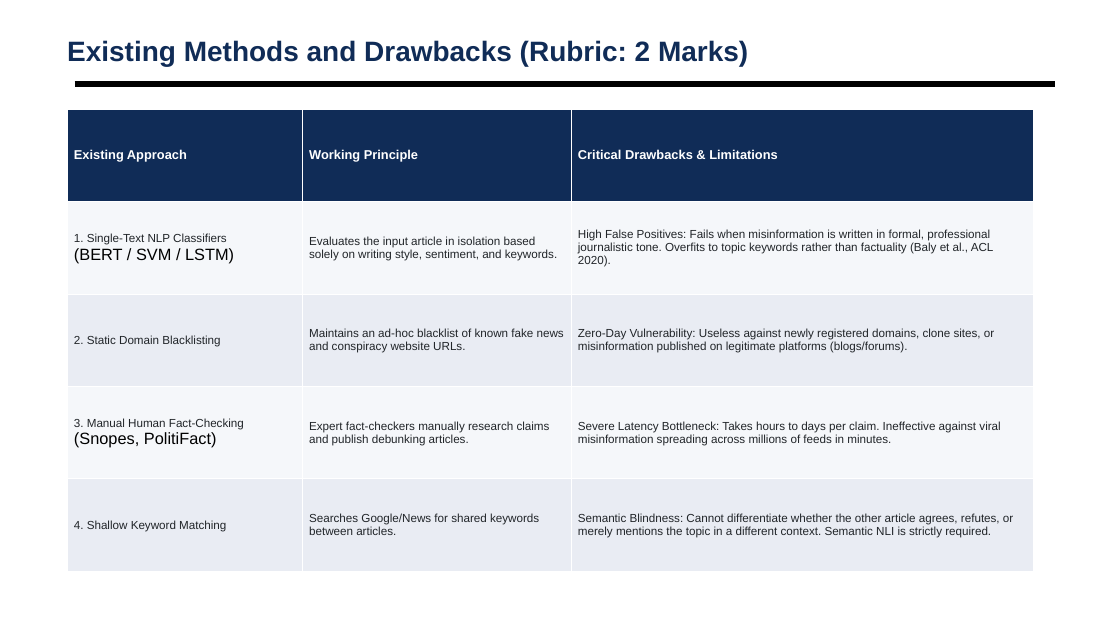
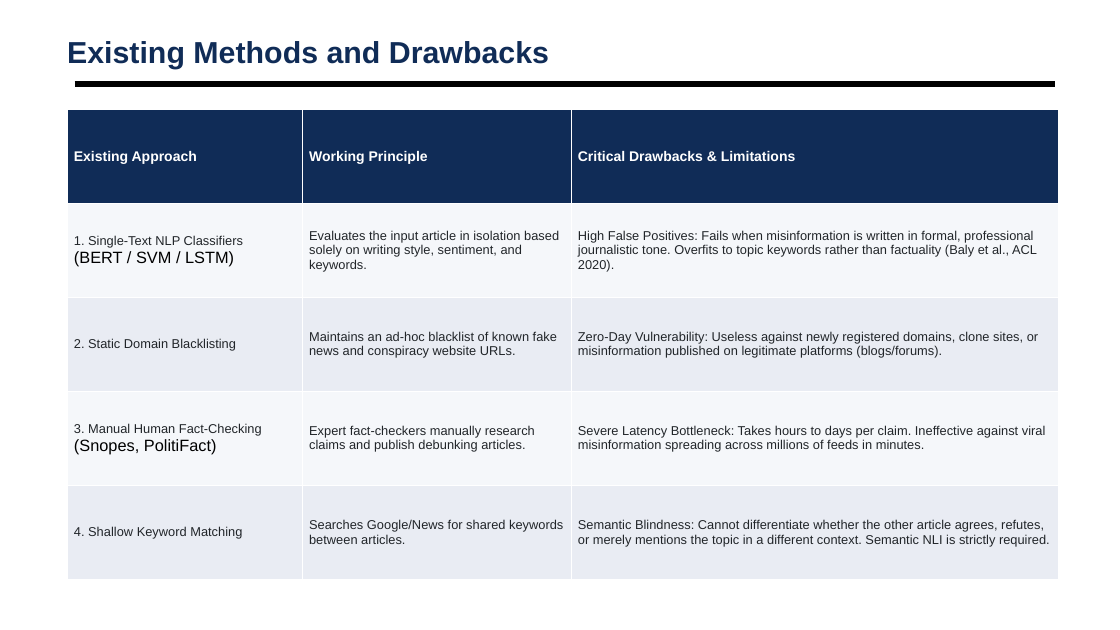
Before and after one commit to shubhamsapr5-eng/truth-lens, a slide deck: slide 9 of docs/AI_News_Credibility_Scorer_Review2.pptx. Drawn at 1120x630 pixels with LibreOffice and Linux fonts; fonts in the diff are those of the drawing; background and template pictures are left out. Boxes give left, top, right and bottom in pixels: in the first picture for what was removed or moved away, otherwise in the second. Text is boxed around its words. In the diff, an @@ line names an element or a change of style, - is before the commit and + after.

Commit message:
style(ppt): enlarge font sizes and remove rubric marks annotations

```diff
--- a/docs/AI_News_Credibility_Scorer_Review2.pptx
+++ b/docs/AI_News_Credibility_Scorer_Review2.pptx
@@ text at [67,41,549,69]: text changed; size 24 to 26 pt @@
-Existing Methods and Drawbacks (Rubric: 2 Marks)
+Existing Methods and Drawbacks
@@ table at [67,109,1059,580] @@
@@ size 11 to 12 pt in "Existing Approach", "Working Principle", "Critical Drawbacks & Limitations" @@
@@ size 10 to 11 pt @@
@@ table: place and size @@
-table at [67,109,1033,571]
+table at [67,109,1059,580]
```
Also in this commit, not shown: 13 other slides changed, 1 other file.
